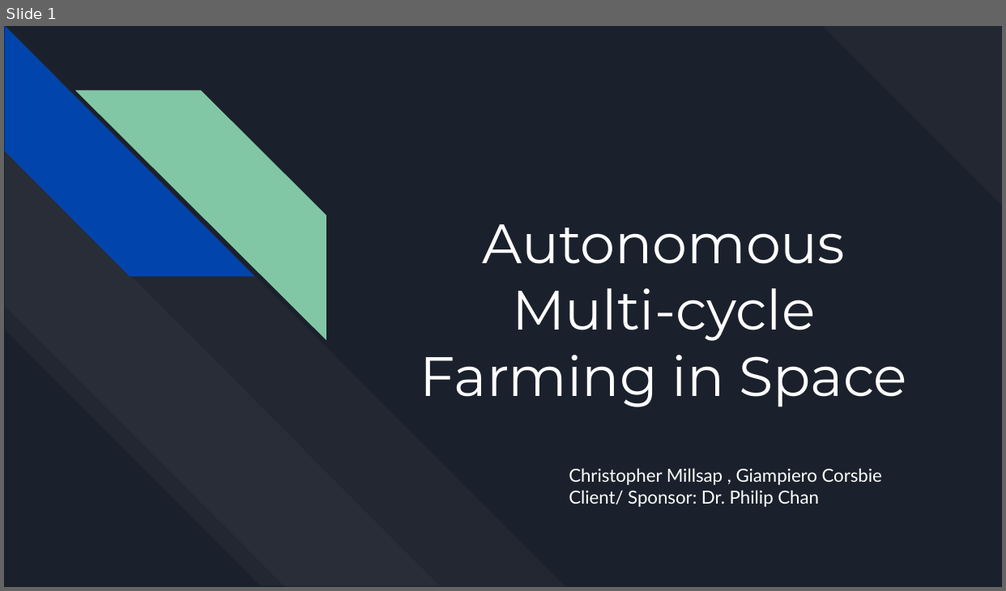
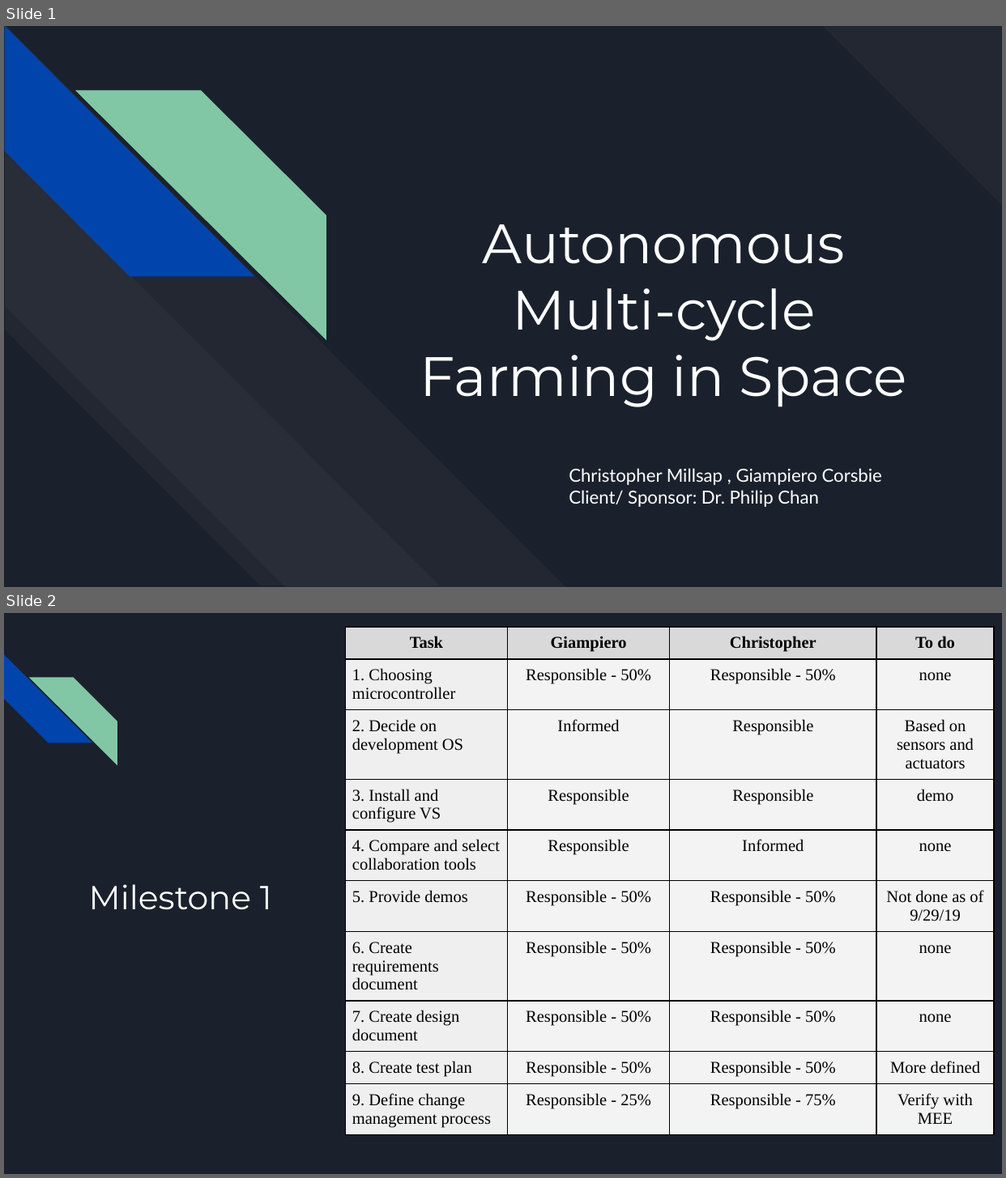
Before and after one commit to killsap/automated-multi-cycle-farming-in-space-website, a slide deck: docs/Milestone1Presentation.pptx. Shown one above the other, each under a label of ours: slide 1 before the commit, slides 1 and 2 after it. The pictures are 1006x591 and 1006x1178 pixels, drawn with LibreOffice and Linux fonts; fonts in the diff are those of the drawing. Boxes give left, top, right and bottom in pixels: in the first picture for what was removed or moved away, otherwise in the second. Text is boxed around its words. In the diff, an @@ line names an element or a change of style, - is before the commit and + after.

```diff
--- a/docs/Milestone1Presentation.pptx
+++ b/docs/Milestone1Presentation.pptx
@@ slide 2 added at box(4, 613, 1002, 1174), background #1B212C @@
@@ table added at box(345, 627, 993, 1131), 10 rows, 4 columns @@
+Task | Giampiero | Christopher | To do
+1. Choosing microcontroller | Responsible - 50% | Responsible - 50% | none
+2. Decide on development OS | Informed | Responsible | Based on sensors and actuators
+3. Install and configure VS | Responsible | Responsible | demo
+4. Compare and select collaboration tools | Responsible | Informed | none
+5. Provide demos | Responsible - 50% | Responsible - 50% | Not done as of 9/29/19
+6. Create requirements document | Responsible - 50% | Responsible - 50% | none
+7. Create design document | Responsible - 50% | Responsible - 50% | none
+8. Create test plan | Responsible - 50% | Responsible - 50% | More defined
+9. Define change management process | Responsible - 25% | Responsible - 75% | Verify with MEE
@@ diag stripe added at box(4, 655, 91, 743), fill #0145AC @@
@@ diag stripe added at box(29, 677, 117, 764), fill #82C7A5 @@
@@ title added at box(89, 884, 272, 910), 24 pt, text #FFFFFF @@
+Milestone 1
```
Also in this commit, not shown: 6 slides changed, 6 other slides added, 1 slide removed.
